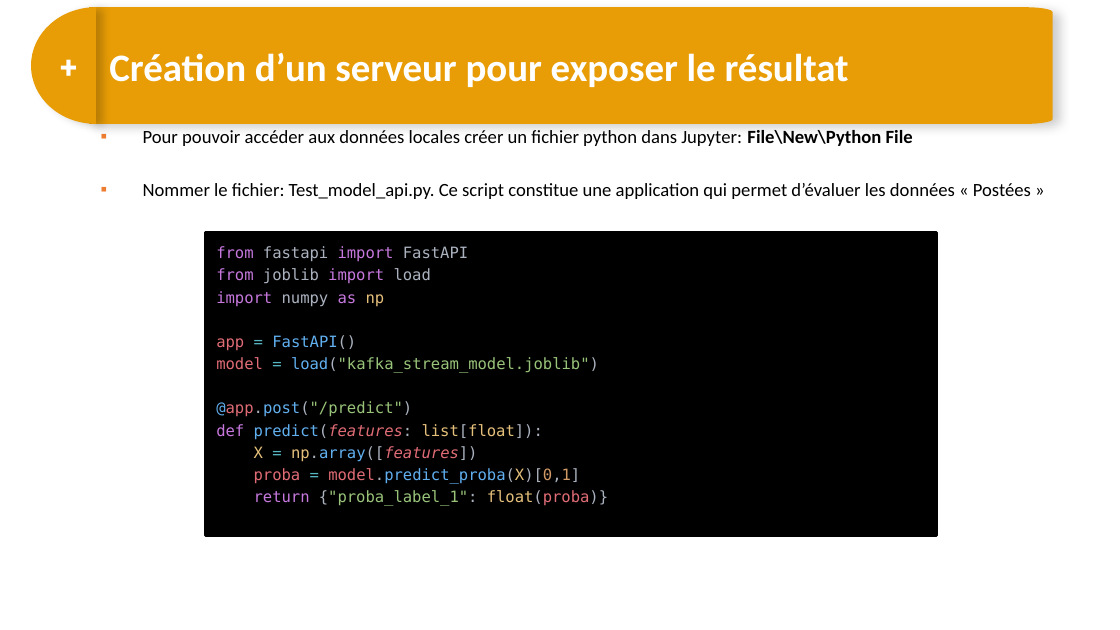
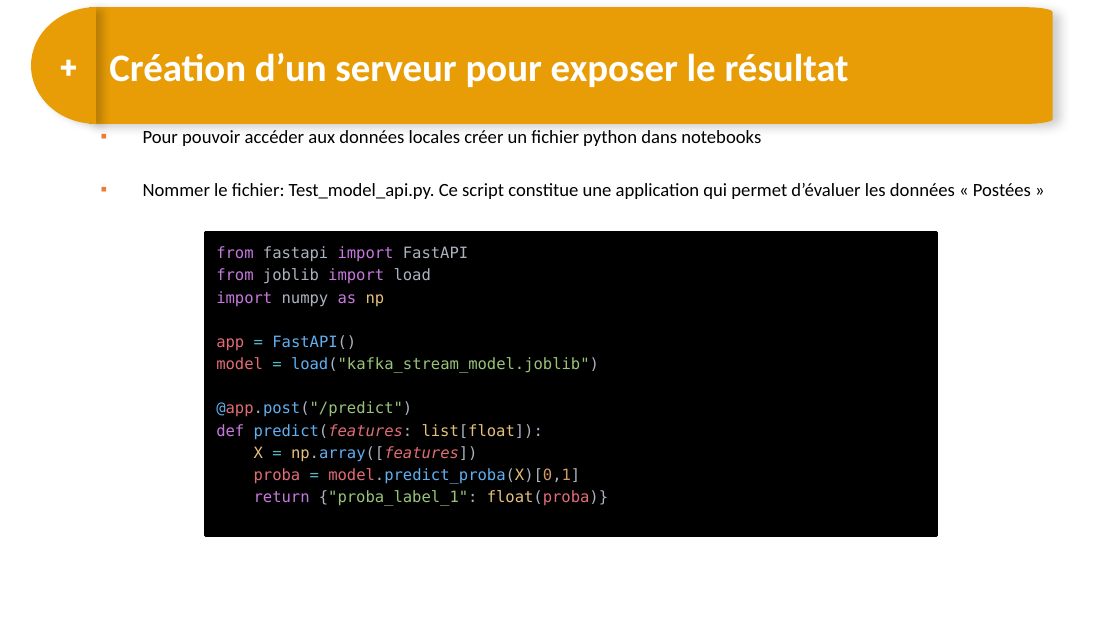
Before and after one commit to DARGOUARCH/spark_formation, a slide deck: slide 25 of 12 bis - Exercice-Kafka-Spark-Streaming.pptx (slide 24 before the commit). Drawn at 1120x630 pixels with LibreOffice and Linux fonts; fonts in the diff are those of the drawing. Boxes give left, top, right and bottom in pixels: in the first picture for what was removed or moved away, otherwise in the second. Text is boxed around its words. In the diff, an @@ line names an element or a change of style, - is before the commit and + after.

```diff
--- a/12 bis - Exercice-Kafka-Spark-Streaming.pptx
+++ b/12 bis - Exercice-Kafka-Spark-Streaming.pptx
@@ text at <box>143,130,761,146</box>: text changed @@
-▪ Pour pouvoir accéder aux données locales créer un fichier python dans Jupyter: File\New\Python File
+▪ Pour pouvoir accéder aux données locales créer un fichier python dans notebooks
```
Also in this commit, not shown: 6 other slides changed, 2 slides added, 1 slide removed.
